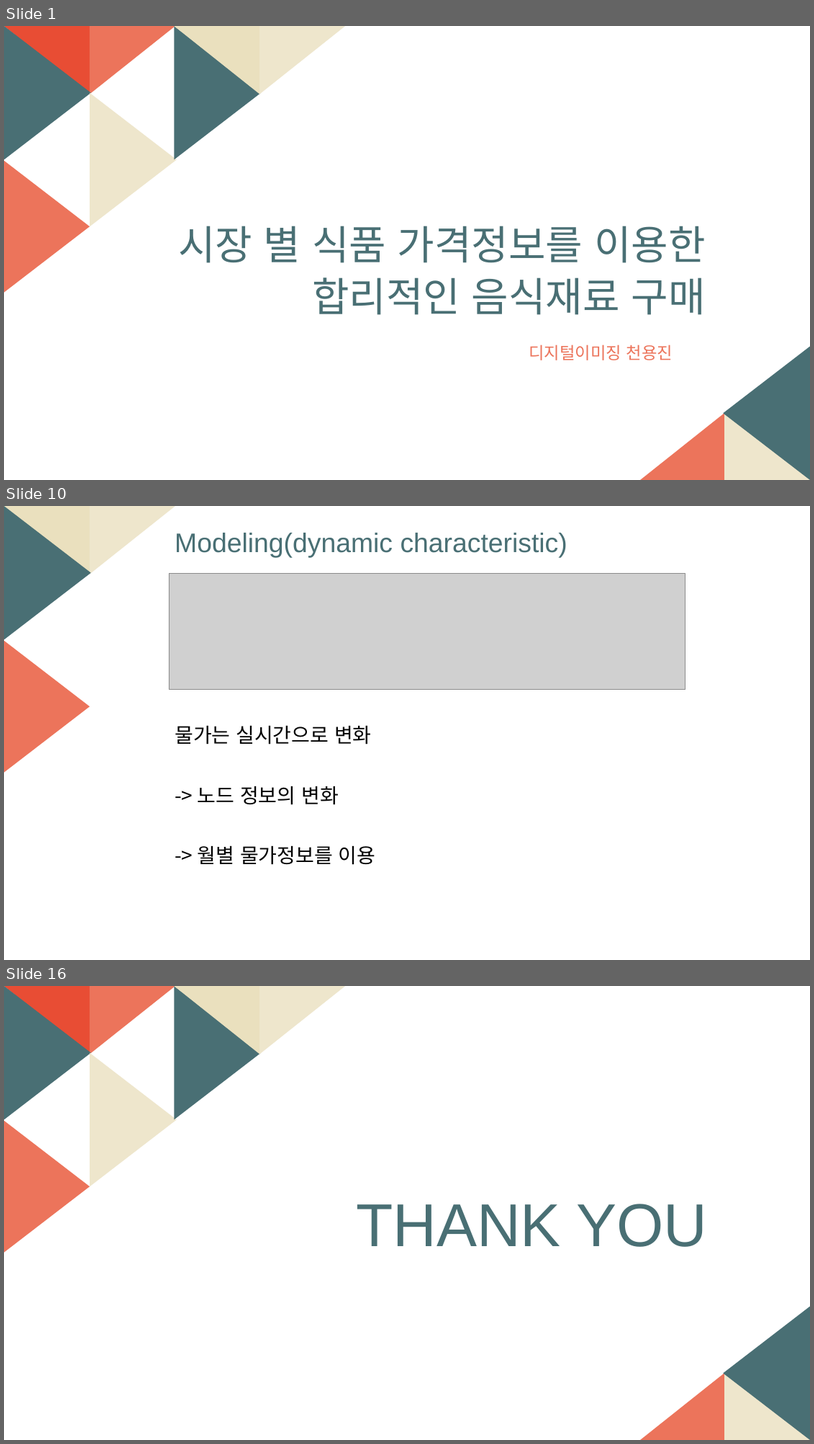
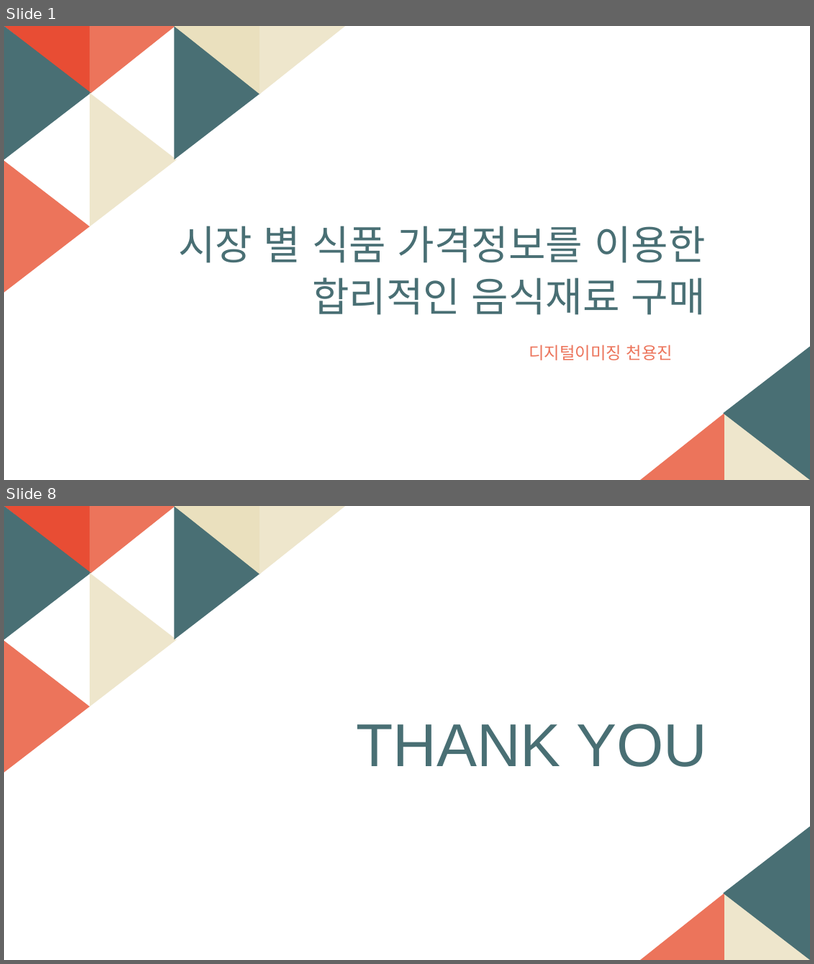
Before and after one commit to sharhp21/Data_structure_, a slide deck: personal/발표자료/자료구조설계_5주차.pptm. Shown one above the other, each under a label of ours: slides 1, 10 and 16 before the commit, slides 1 and 8 after it; the slides between them are not shown. The pictures are 814x1444 and 814x964 pixels, drawn with LibreOffice and Linux fonts; fonts in the diff are those of the drawing; grey boxes stand for pictures. Boxes give left, top, right and bottom in pixels: in the first picture for what was removed or moved away, otherwise in the second. Text is boxed around its words. In the diff, an @@ line names an element or a change of style, - is before the commit and + after.

```diff
--- a/personal/발표자료/자료구조설계_5주차.pptm
+++ b/personal/발표자료/자료구조설계_5주차.pptm
@@ slide 10 removed at box(4, 506, 810, 960), background #FFFFFF; not listed: 2 template elements that a slide beside it also shows @@
@@ right triangle removed at box(4, 506, 90, 574) @@
@@ right triangle removed at box(90, 506, 176, 574) @@
@@ text removed at box(175, 533, 568, 557) @@
-Modeling(dynamic characteristic)
@@ picture removed at box(169, 574, 686, 690) @@
@@ text removed at box(175, 725, 376, 865) @@
-물가는 실시간으로 변화
--> 노드 정보의 변화
--> 월별 물가정보를 이용
@@ what was slide 16 is now slide 8 @@
```
Also in this commit, not shown: 6 slides added, 13 other slides removed, 4 other files.
